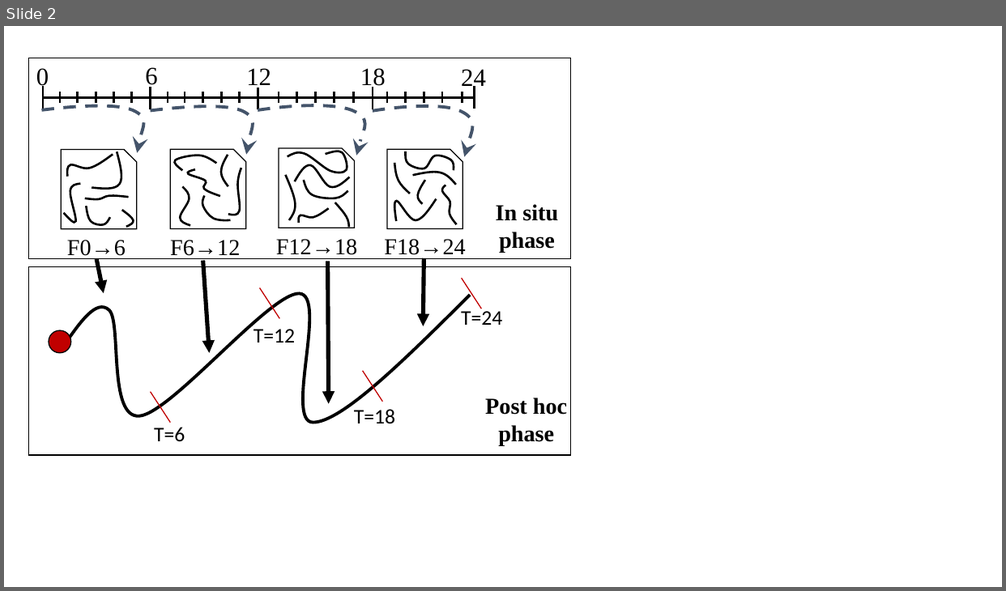
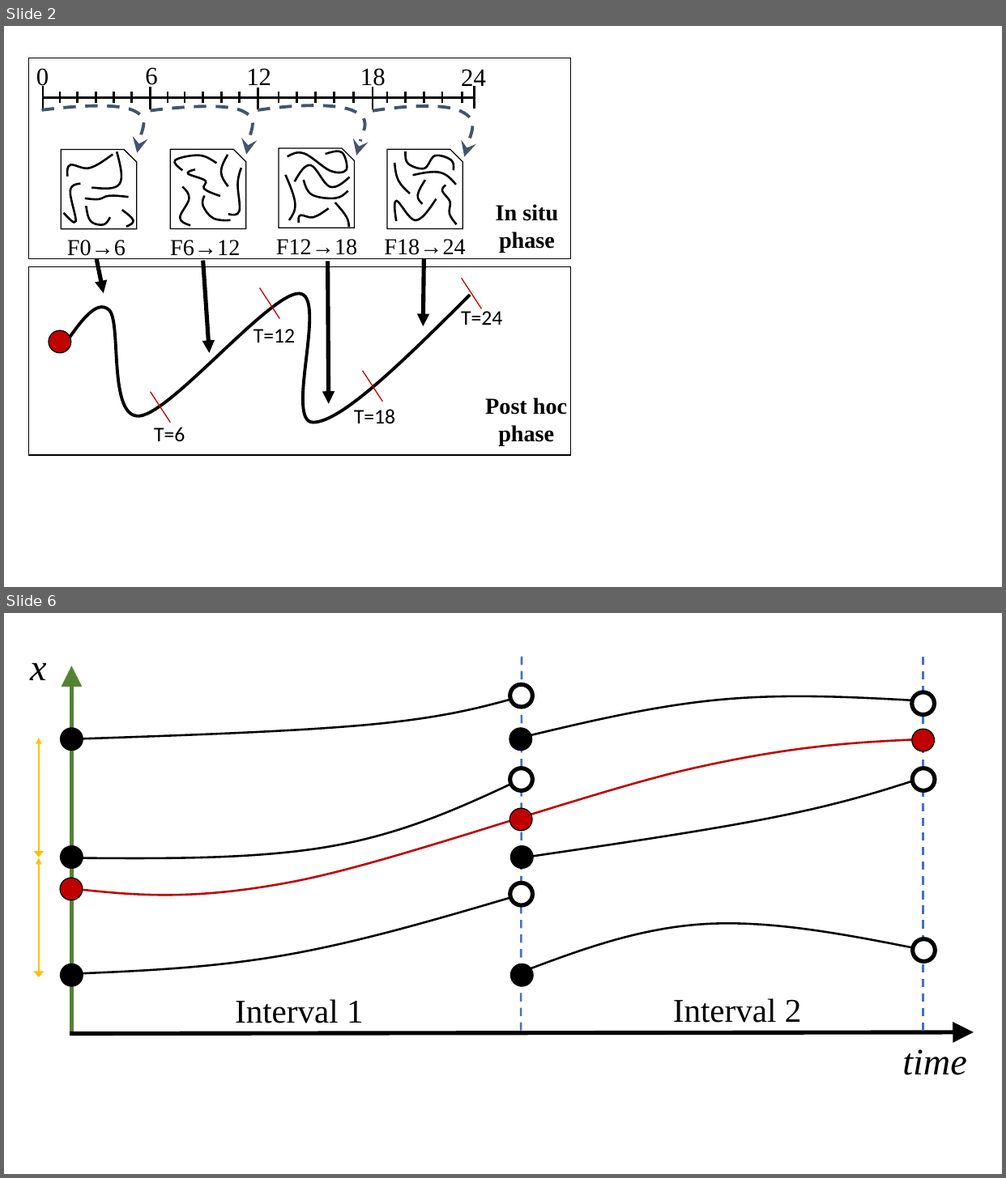
Before and after one commit to kmorel-papers/EGPGV21, a slide deck: AdvectionComparison.pptx. Shown one above the other, each under a label of ours: slide 2 before the commit, slides 2 and 6 after it; the slides between them are not shown. The pictures are 1006x591 and 1006x1178 pixels, drawn with LibreOffice and Linux fonts; fonts in the diff are those of the drawing. Boxes give left, top, right and bottom in pixels: in the first picture for what was removed or moved away, otherwise in the second. Text is boxed around its words. In the diff, an @@ line names an element or a change of style, - is before the commit and + after.

```diff
--- a/AdvectionComparison.pptx
+++ b/AdvectionComparison.pptx
@@ slide 6 added at [4,613,1002,1174], background #FFFFFF @@
@@ line added from (522, 657) to (522, 1031), #4472C4 2 pt dashed @@
@@ line added from (923, 657) to (923, 1031), #4472C4 2 pt dashed @@
@@ text added at [30,662,46,680], 36 pt, text #000000, italic @@
+x
@@ arrow added from (71, 1033) to (71, 666), #548235 4 pt @@
@@ ellipse added at [510,685,533,707], fill #FFFFFF, outline #000000 4 pt @@
@@ freeform shape added at [71,697,521,739], outline #000000 2 pt @@
@@ freeform shape added at [521,696,924,737], outline #000000 2 pt @@
@@ ellipse added at [912,692,935,715], fill #FFFFFF, outline #000000 4 pt @@
@@ ellipse added at [60,728,83,751], fill #000000, outline #000000 1 pt @@
@@ ellipse added at [509,728,532,751], fill #000000, outline #000000 1 pt @@
@@ ellipse added at [912,729,935,752], fill #C00000, outline #000000 1 pt @@
@@ double arrow added from (39, 738) to (39, 857), #FFC000 2 pt @@
@@ freeform shape added at [73,739,926,895], outline #C00000 2 pt @@
@@ freeform shape added at [71,779,522,858], outline #000000 2 pt @@
@@ ellipse added at [510,768,533,790], fill #FFFFFF, outline #000000 4 pt @@
@@ freeform shape added at [521,777,924,858], outline #000000 2 pt @@
@@ ellipse added at [912,768,935,790], fill #FFFFFF, outline #000000 4 pt @@
@@ ellipse added at [510,808,533,831], fill #C00000, outline #000000 1 pt @@
@@ ellipse added at [60,845,83,868], fill #000000, outline #000000 1 pt @@
@@ ellipse added at [511,845,533,868], fill #000000, outline #000000 1 pt @@
@@ double arrow added from (39, 858) to (39, 977), #FFC000 2 pt @@
@@ ellipse added at [60,878,83,901], fill #C00000, outline #000000 1 pt @@
@@ freeform shape added at [73,895,521,973], outline #000000 2 pt @@
@@ ellipse added at [510,884,533,905], fill #FFFFFF, outline #000000 4 pt @@
@@ freeform shape added at [521,924,926,973], outline #000000 2 pt @@
@@ ellipse added at [913,939,936,962], fill #FFFFFF, outline #000000 4 pt @@
@@ ellipse added at [60,964,83,986], fill #000000, outline #000000 1 pt @@
@@ ellipse added at [511,964,533,986], fill #000000, outline #000000 1 pt @@
@@ text added at [235,999,364,1024], 32 pt, text #000000 @@
+Interval 1
@@ text added at [673,999,802,1023], 32 pt, text #000000 @@
+Interval 2
@@ arrow added from (70, 1033) to (974, 1033), #000000 4 pt @@
@@ text added at [902,1050,966,1076], 36 pt, text #000000, italic @@
+time
```
Also in this commit, not shown: 1 slide changed, 3 other slides added, 31 other files.
